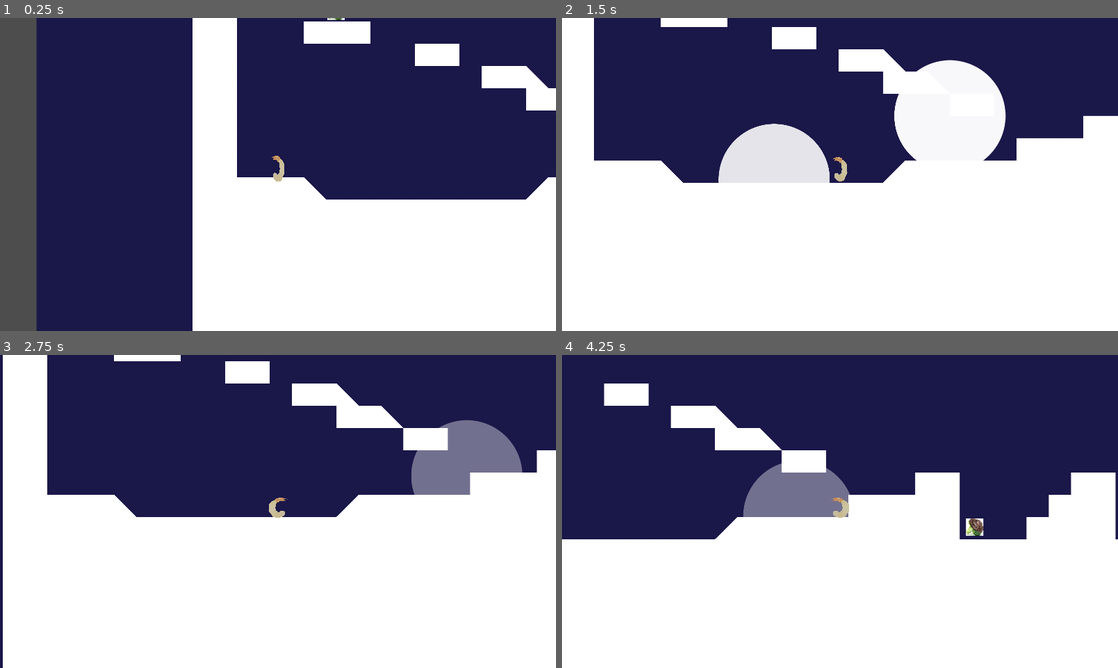
Above: before the commit, frames 1-4 (two rows, left to right).
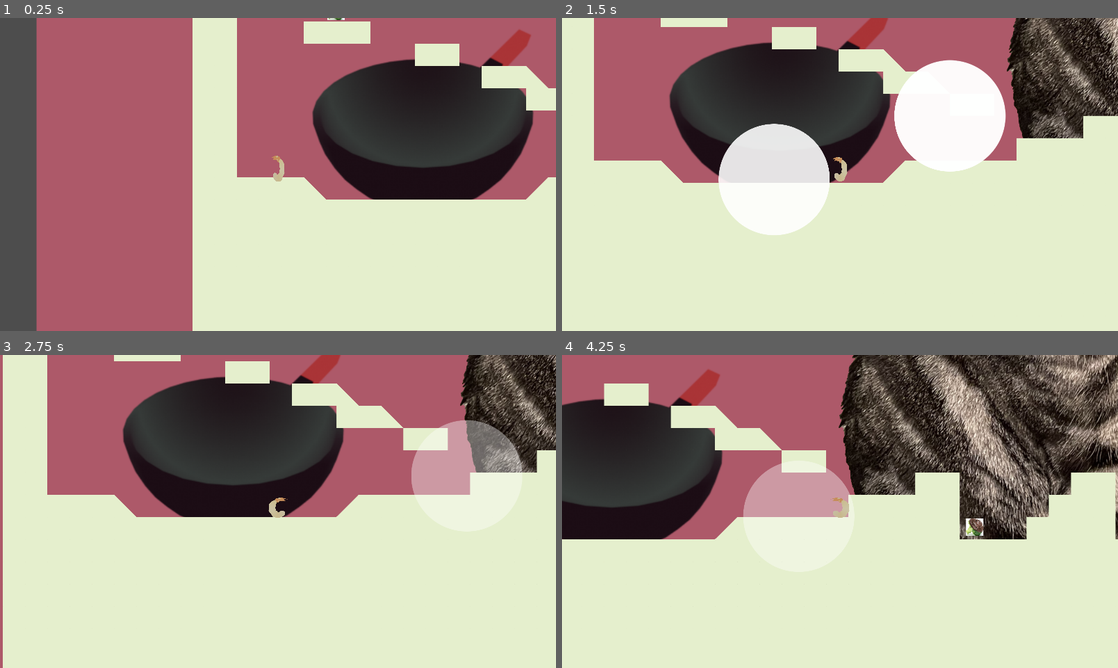
Above: after the commit, the same moments.

Repository: aectias/ShrimpFriedRice
Game: Godot game, scene res://Levels/FinalLevel.tscn
Same seed, same stepped clock (60 frames per second), same inputs: the game is played once before the commit and once after it.
Inputs (mouse positions are in pixels of both pictures, inside the frame that each line leads up to):
- Up to frame 1 (0.25 s): no input
- Up to frame 2 (1.5 s): move the mouse to (962, 158) at 0.52 s; hold Right (ui_right) from 0.53 s (still down); click (962, 158) at 0.6 s; tap Space (jump) at 0.77 s; move the mouse to (728, 190) at 1.27 s; click (728, 190) at 1.35 s
- Up to frame 3 (2.75 s): tap Space (jump) at 1.52 s; move the mouse to (333, 442) at 2.02 s; release Right (ui_right) at 2.03 s; hold Left (ui_left) from 2.03 s (still down); click (333, 442) at 2.1 s
- Up to frame 4 (4.25 s): move the mouse to (812, 574) at 2.77 s; release Left (ui_left) at 2.78 s; hold Right (ui_right) from 2.78 s (still down); click (812, 574) at 2.85 s; tap Space (jump) at 3.02, 3.77 s; move the mouse to (1006, 558) at 3.52 s; click (1006, 558) at 3.6 s

The runs differ from the first frame. In frame 1, 93% of the frame differs, in the area x 6-100%, y 0-100%; in frame 2, 89%; in frame 3, 100%, in the area x 0-100%, y 0-100%; in frame 4, 100%.

Commit message:
changed bg color and tile color to smth warmer

Diff:
--- a/2D-LevelDesignMap_01/Levels/FinalLevel.tscn
+++ b/2D-LevelDesignMap_01/Levels/FinalLevel.tscn
@@ -1,6 +1,8 @@
-[gd_scene load_steps=6 format=3 uid="uid://bh7y4xxd52p2p"]
+[gd_scene load_steps=8 format=3 uid="uid://bh7y4xxd52p2p"]
 
 [ext_resource type="Script" path="res://World/World.gd" id="1_dyn6v"]
+[ext_resource type="Texture2D" uid="uid://bd4anjw8tj7kh" path="res://Art/Wok.png" id="2_1ii06"]
+[ext_resource type="Texture2D" uid="uid://b0xsayp8cbh4d" path="res://Art/Buddy.png" id="2_2jvv5"]
 [ext_resource type="PackedScene" uid="uid://cvboky6pqlyk0" path="res://Player/Player.tscn" id="2_tsdo3"]
 [ext_resource type="PackedScene" uid="uid://dxeva15lnv7wm" path="res://Platforms/TileMap.tscn" id="3_rgcws"]
 [ext_resource type="PackedScene" uid="uid://dvdme67fid0so" path="res://Collectibles.tscn" id="4_gjgt5"]
@@ -15,8 +17,17 @@
 offset_right = -409.0
 offset_bottom = 4725.0
 scale = Vector2(1, 1.36541)
-color = Color(0.101961, 0.0901961, 0.286275, 1)
+color = Color(0.678431, 0.34902, 0.411765, 1)
 metadata/_edit_lock_ = true
+
+[node name="Buddy" type="Sprite2D" parent="."]
+position = Vector2(-7376, 3148)
+texture = ExtResource("2_2jvv5")
+
+[node name="Wok" type="Sprite2D" parent="."]
+position = Vector2(-8297, 3621)
+scale = Vector2(2.65625, 2.65625)
+texture = ExtResource("2_1ii06")
 
 [node name="Player" parent="." instance=ExtResource("2_tsdo3")]
 position = Vector2(-8714, 3650)
@@ -25,6 +36,7 @@
 zoom = Vector2(1.2, 1.2)
 
 [node name="TileMap" parent="." instance=ExtResource("3_rgcws")]
+modulate = Color(0.898039, 0.937255, 0.803922, 1)
 position = Vector2(-4480, 2112)
 scale = Vector2(0.25, 0.25)
 layer_0/tile_data = PackedInt32Array(65476, 65536, 1, 65477, 65536, 1, 65478, 65536, 1, 65479, 65536, 1, 65480, 65536,  …(43937 unchanged characters)…
